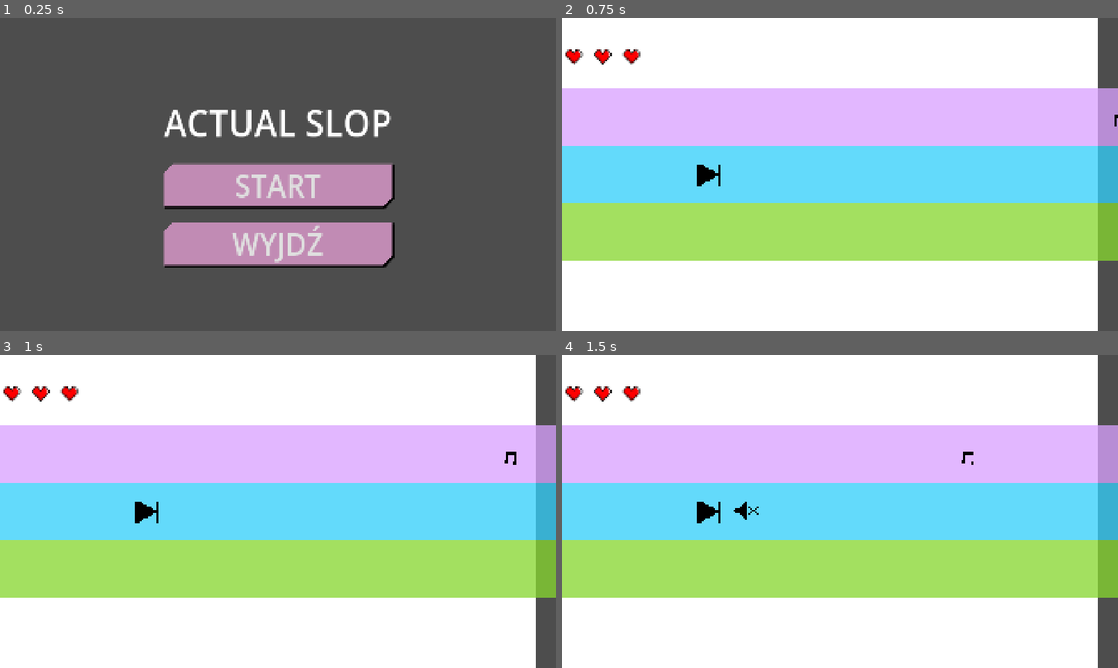
Above: before the commit, frames 1-4 (two rows, left to right).
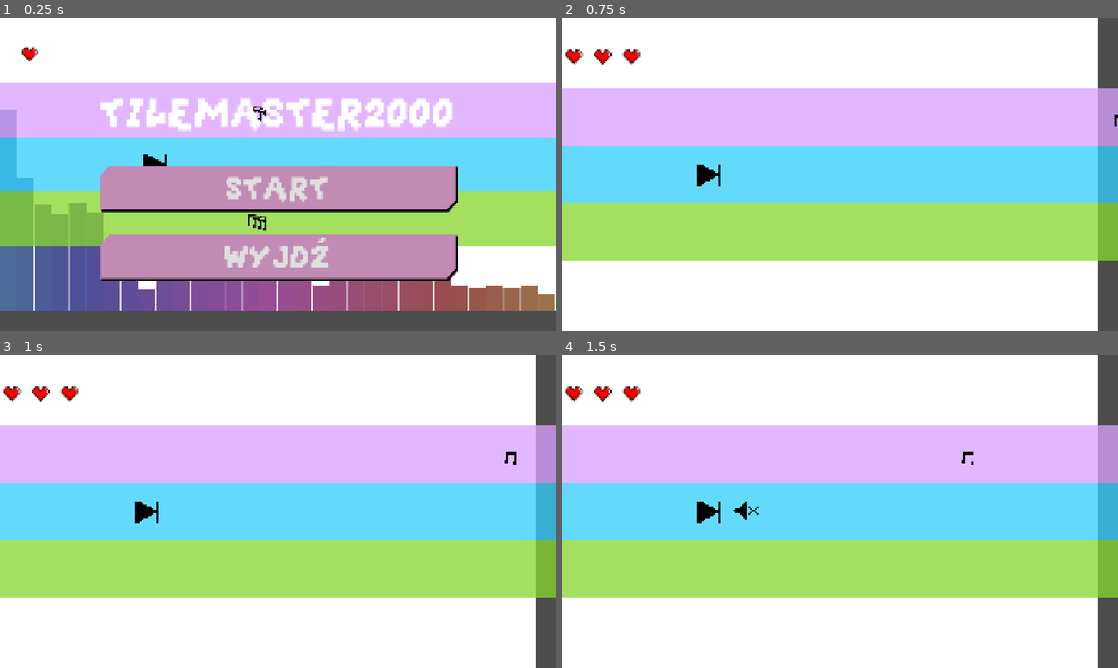
Above: after the commit, the same moments.

Repository: chorwat2137/haven-2026
Game: Godot game, scene res://scenes/main_menu.tscn
Two runs of this game, one before a commit and one after it. Both use one fixed random seed, a clock stepped at 60 frames per second and the inputs below. This scene is started directly instead of the project's main scene.
Inputs:
- Up to frame 1 (0.25 s): no input
- Up to frame 2 (0.75 s): click "START" at 0.5 s
- Up to frame 3 (1 s): no input
- Up to frame 4 (1.5 s): tap Enter (ui_accept) at 1.25 s; hold Right (ui_right) from 1.28 s (still down); tap Space (shoot) at 1.35 s

The runs differ from the first frame. In frame 1, 86% of the frame differs, in the area x 0-100%, y 0-94%; in frame 2, nothing differs; in frame 3, nothing differs; in frame 4, nothing differs.

Commit message:
tlo pulpitu i czcionki

Diff:
--- a/scenes/main_menu.tscn
+++ b/scenes/main_menu.tscn
@@ -1,6 +1,8 @@
 [gd_scene format=3 uid="uid://bpiqg3idm5vsm"]
 
-[ext_resource type="Script" uid="uid://d11d37iuc8a34" path="res://scenes/main_menu.gd" id="1_l6cm7"]
+[ext_resource type="Script" uid="uid://d11d37iuc8a34" path="res://scripts/main_menu.gd" id="1_l6cm7"]
+[ext_resource type="Texture2D" uid="uid://0u30kfjni7po" path="res://gfx/tlo startu.png" id="2_ekxnf"]
+[ext_resource type="FontFile" uid="uid://ckbopv8mt6i20" path="res://gfx/GrapeSoda.ttf" id="3_bqqt6"]
 
 [sub_resource type="StyleBoxFlat" id="StyleBoxFlat_kk65j"]
 bg_color = Color(0.7585879, 0.54588866, 0.70420504, 1)
@@ -32,6 +34,15 @@
 grow_vertical = 2
 script = ExtResource("1_l6cm7")
 
+[node name="Panel" type="Panel" parent="." unique_id=1761110125]
+layout_mode = 0
+offset_right = 40.0
+offset_bottom = 40.0
+
+[node name="TloStartu" type="Sprite2D" parent="Panel" unique_id=226709484]
+position = Vector2(960, 507)
+texture = ExtResource("2_ekxnf")
+
 [node name="VBoxContainer" type="VBoxContainer" parent="." unique_id=1028378248]
 layout_mode = 1
 anchors_preset = 8
@@ -46,19 +57,21 @@
 grow_horizontal = 2
 grow_vertical = 2
 scale = Vector2(1, 1.0800003)
-theme_override_constants/separation = 50
+theme_override_constants/separation = 80
 
 [node name="Label" type="Label" parent="VBoxContainer" unique_id=506221285]
 layout_mode = 2
-theme_override_font_sizes/font_size = 120
-text = "ACTUAL SLOP"
+theme_override_fonts/font = ExtResource("3_bqqt6")
+theme_override_font_sizes/font_size = 180
+text = "TILEMASTER2000"
 
 [node name="Button" type="Button" parent="VBoxContainer" unique_id=1063866426]
 layout_mode = 2
 size_flags_vertical = 3
 offset_transform_enabled = true
 theme_override_constants/h_separation = 30
-theme_override_font_sizes/font_size = 100
+theme_override_fonts/font = ExtResource("3_bqqt6")
+theme_override_font_sizes/font_size = 140
 theme_override_styles/normal = SubResource("StyleBoxFlat_kk65j")
 theme_override_styles/pressed = SubResource("StyleBoxFlat_vue75")
 theme_override_styles/hover = SubResource("StyleBoxFlat_l6cm7")
@@ -69,7 +82,8 @@
 size_flags_vertical = 3
 offset_transform_enabled = true
 theme_override_constants/h_separation = 30
-theme_override_font_sizes/font_size = 100
+theme_override_fonts/font = ExtResource("3_bqqt6")
+theme_override_font_sizes/font_size = 140
 theme_override_styles/normal = SubResource("StyleBoxFlat_kk65j")
 theme_override_styles/pressed = SubResource("StyleBoxFlat_vue75")
 theme_override_styles/hover = SubResource("StyleBoxFlat_l6cm7")
--- a/scenes/restart.tscn
+++ b/scenes/restart.tscn
@@ -1,6 +1,7 @@
 [gd_scene format=3 uid="uid://bpuc14tjuyyth"]
 
-[ext_resource type="Script" uid="uid://brqisgdg4wios" path="res://scenes/restart.gd" id="1_q5shd"]
+[ext_resource type="Script" uid="uid://brqisgdg4wios" path="res://scripts/restart.gd" id="1_q5shd"]
+[ext_resource type="FontFile" uid="uid://ckbopv8mt6i20" path="res://gfx/GrapeSoda.ttf" id="2_7dg1w"]
 
 [sub_resource type="StyleBoxFlat" id="StyleBoxFlat_7dg1w"]
 bg_color = Color(0.7585879, 0.54588866, 0.70420504, 1)
@@ -50,7 +51,8 @@
 
 [node name="Label" type="Label" parent="VBoxContainer" unique_id=652113223]
 layout_mode = 2
-theme_override_font_sizes/font_size = 120
+theme_override_fonts/font = ExtResource("2_7dg1w")
+theme_override_font_sizes/font_size = 160
 text = "GAME OVER"
 
 [node name="Button" type="Button" parent="VBoxContainer" unique_id=627571990]
@@ -58,7 +60,8 @@
 size_flags_vertical = 3
 offset_transform_enabled = true
 theme_override_constants/h_separation = 30
-theme_override_font_sizes/font_size = 100
+theme_override_fonts/font = ExtResource("2_7dg1w")
+theme_override_font_sizes/font_size = 120
 theme_override_styles/normal = SubResource("StyleBoxFlat_7dg1w")
 theme_override_styles/pressed = SubResource("StyleBoxFlat_lyatw")
 theme_override_styles/hover = SubResource("StyleBoxFlat_sjb2t")
--- a/scripts/player_control.gd
+++ b/scripts/player_control.gd
@@ -8,6 +8,7 @@
 var center_y: float
 
 func shoot():
+
 	var b = bullet.instantiate()
 	var b_y = self.position.y
 	var b_x = self.position.x
Binary file added: gfx/GrapeSoda.ttf
Not shown, added: gfx/GrapeSoda.ttf.import
Binary file added: gfx/tlo startu.png
Not shown, added: gfx/tlo startu.png.import
Renamed: scenes/main_menu.gd -> scripts/main_menu.gd
Renamed: scenes/main_menu.gd.uid -> scripts/main_menu.gd.uid
Renamed: scenes/restart.gd -> scripts/restart.gd
Renamed: scenes/restart.gd.uid -> scripts/restart.gd.uid
